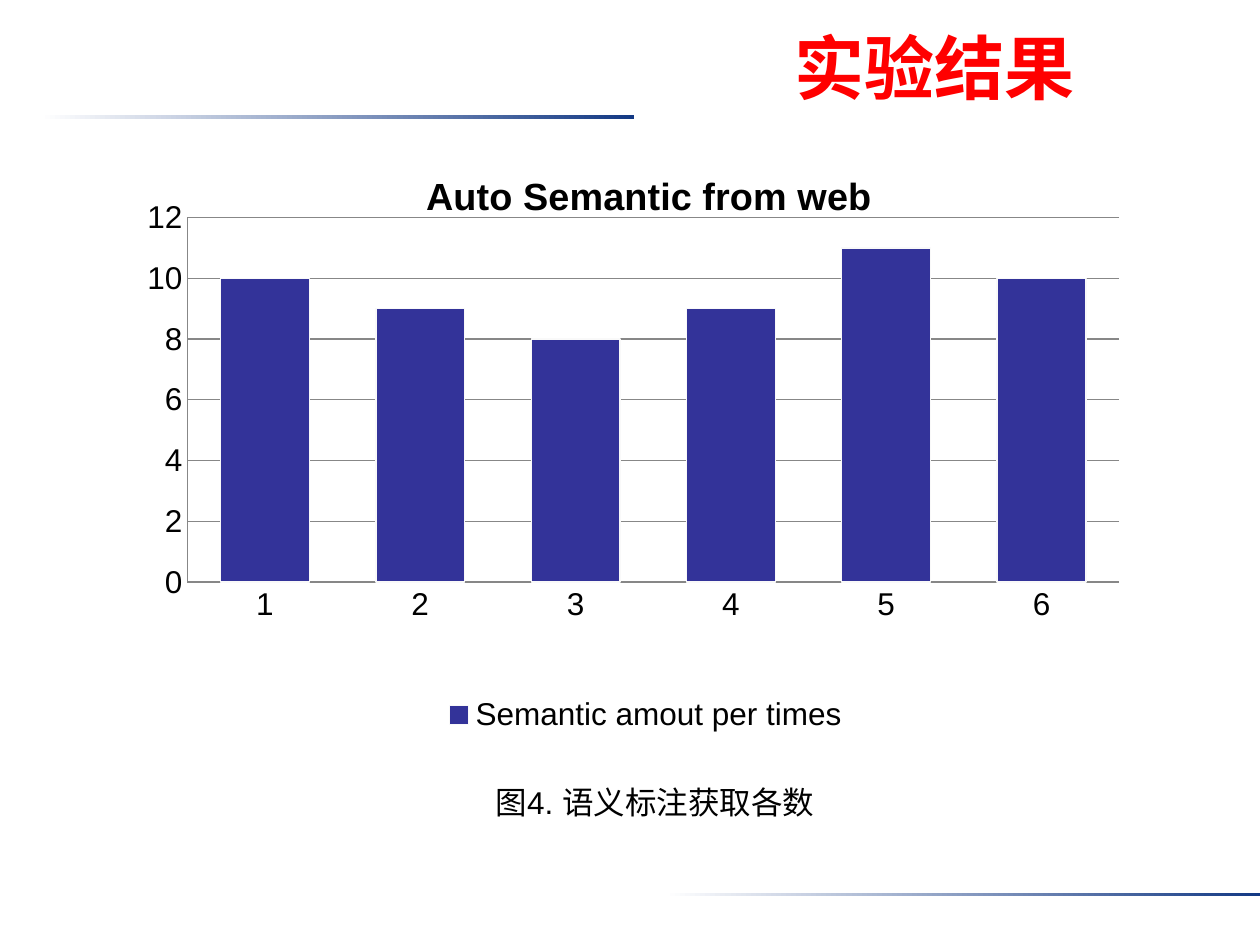
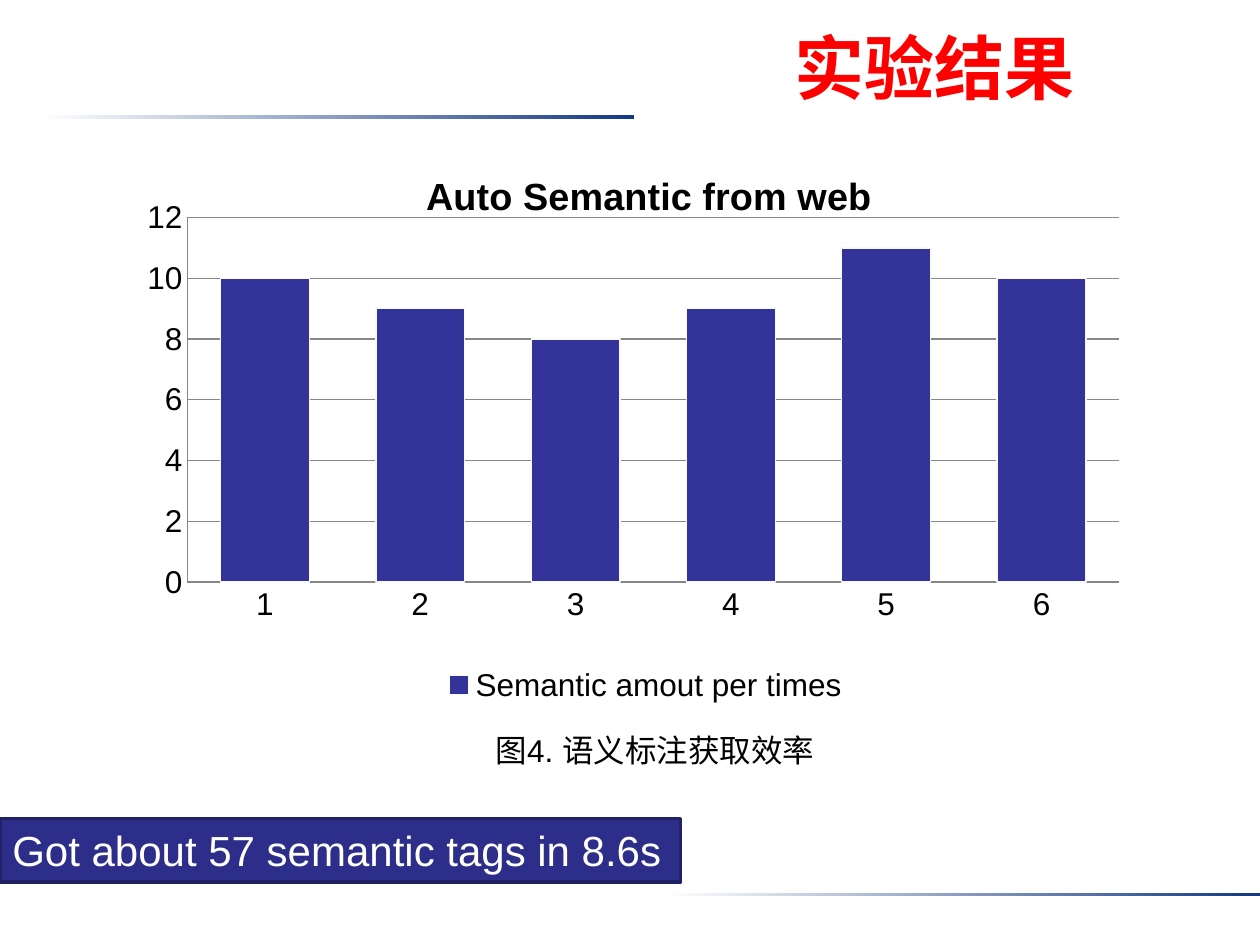
Before and after one commit to donhatquang/semantic, a slide deck: slide 12 of doc/大论文/中期答辩.pptx. Drawn at 1260x945 pixels with LibreOffice and Linux fonts; fonts in the diff are those of the drawing; background and template pictures are left out. Boxes give left, top, right and bottom in pixels: in the first picture for what was removed or moved away, otherwise in the second. Text is boxed around its words. In the diff, an @@ line names an element or a change of style, - is before the commit and + after.

```diff
--- a/doc/大论文/中期答辩.pptx
+++ b/doc/大论文/中期答辩.pptx
@@ text at <box>496,735,814,765</box>: text changed @@
-图4. 语义标注获取各数
+图4. 语义标注获取效率
@@ rectangle added at <box>0,819,680,882</box>, fill #2D2D8A, outline #212166 2 pt, 24 pt, text #FFFFFF @@
+Got about 57 semantic tags in 8.6s
```
Also in this commit, not shown: 1 other slide changed, 3 other files.
